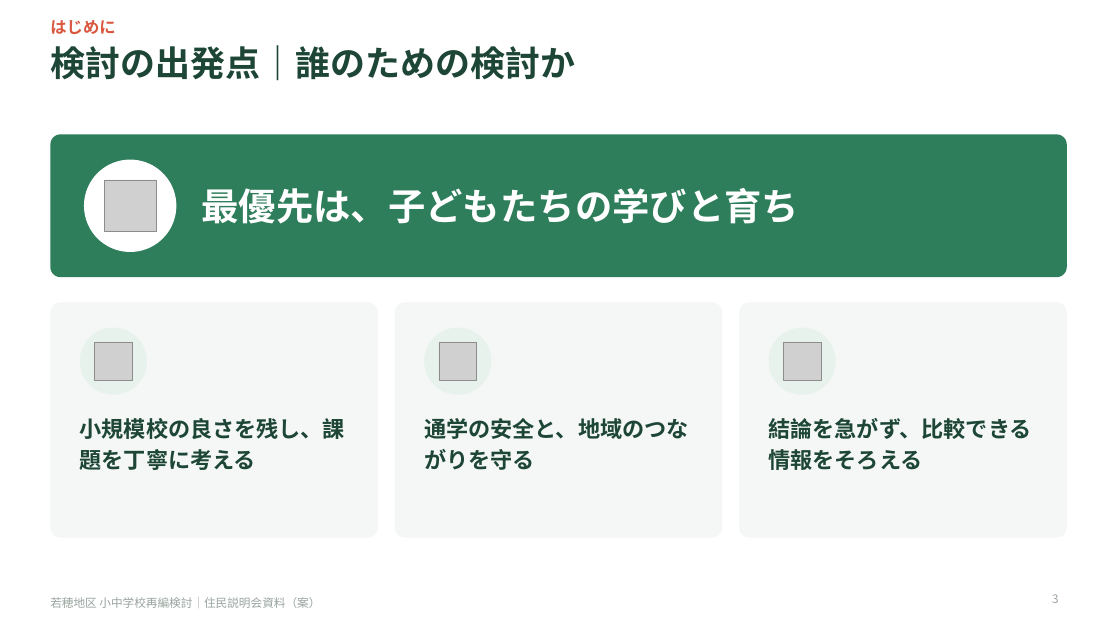
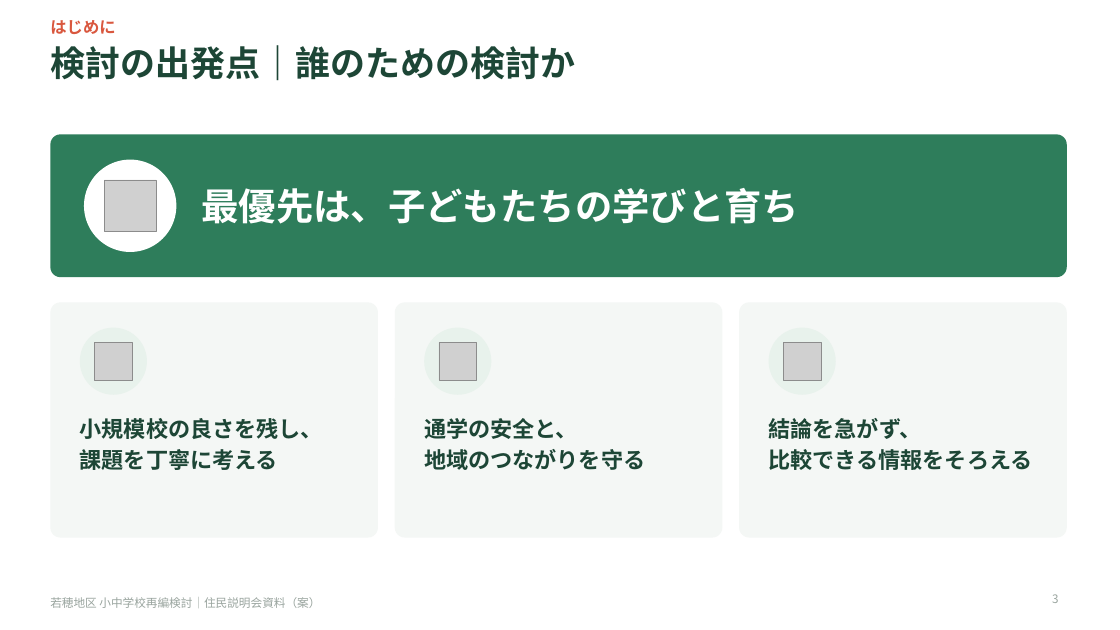
Before and after one commit to Masaki12008/GS, a slide deck: slide 3 of output/若穂地区_住民説明会資料.pptx. Drawn at 1120x630 pixels with LibreOffice and Linux fonts; fonts in the diff are those of the drawing; grey boxes stand for pictures. Boxes give left, top, right and bottom in pixels: in the first picture for what was removed or moved away, otherwise in the second. Text is boxed around its words. In the diff, an @@ line names an element or a change of style, - is before the commit and + after.

```diff
--- a/output/若穂地区_住民説明会資料.pptx
+++ b/output/若穂地区_住民説明会資料.pptx
@@ text at <box>80,418,323,470</box>: text changed @@
-小規模校の良さを残し、課題を丁寧に考える
+小規模校の良さを残し、
+課題を丁寧に考える
@@ text at <box>424,418,645,470</box>: text changed @@
-通学の安全と、地域のつながりを守る
+通学の安全と、
+地域のつながりを守る
@@ text at <box>769,418,1033,470</box>: text changed @@
-結論を急がず、比較できる情報をそろえる
+結論を急がず、
+比較できる情報をそろえる
```
Also in this commit, not shown: 16 other slides changed, 6 other files.
